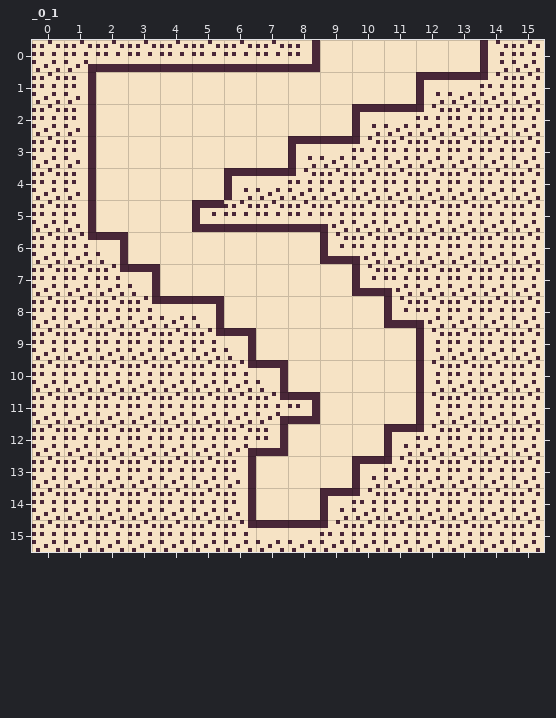
One commit to this LDtk project: Assets/LevelData/flowerpotdemo.ldtk. Above: the version before the commit.
Cells are 8x8 px. Shown: _0_1 x 0..15, y 0..15. The commit also changed other parts of the map, which this record leaves out.
After:
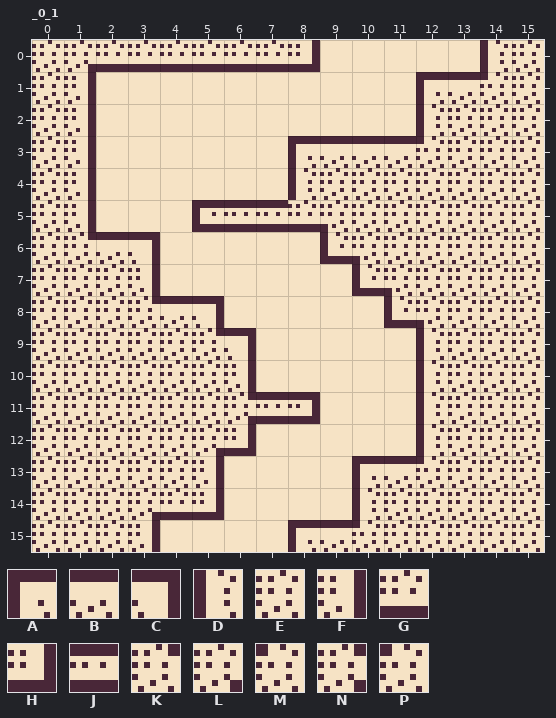
Key: from "Cookiedirt": A 0, B 1, C 2, D 8, E 9, F 10, G 17, H 18, J 24, K 33, L 35, M 42, N 51; from "IntGrid": P 1.
_ is an empty cell, . an unchanged one.
Diff:
--- layer "IntGrid"
@@ x 10..11 @@
- 2 PP
+ 2 __
@@ x 6..7 @@
- 4 PP
+ 4 __
@@ x 3..3 @@
- 6 _
+ 6 P
@@ x 7..7 @@
-10 P
+10 _
@@ x 4..11 @@
-12 ...P...P
-13 ..P.....
-14 ..P..P..
-15 PPPP....
+12 ..._..._
+13 .._.....
+14 .._.._..
+15 ____....
--- layer "Tiles_baked"
@@ x 2..12 @@
- 2 ........ABM
- 3 ........MEE
- 4 ....ABM....
- 5 ....GG.....
- 6 C_.........
- 7 KC.........
+ 2 ........__D
+ 3 ........BBM
+ 4 ....__D....
+ 5 ....JJ.....
+ 6 BC.........
+ 7 EF.........
@@ x 3..12 @@
-10 ...KC.....
-11 ...EN.....
-12 ..ELH...AM
-13 ..EF....ME
-14 EEEF..AM..
-15 EEEKBBME..
+10 ...F_.....
+11 ...NJ.....
+12 ..LH_..._D
+13 ..F_....BM
+14 LGH_.._D..
+15 F____ABM..
